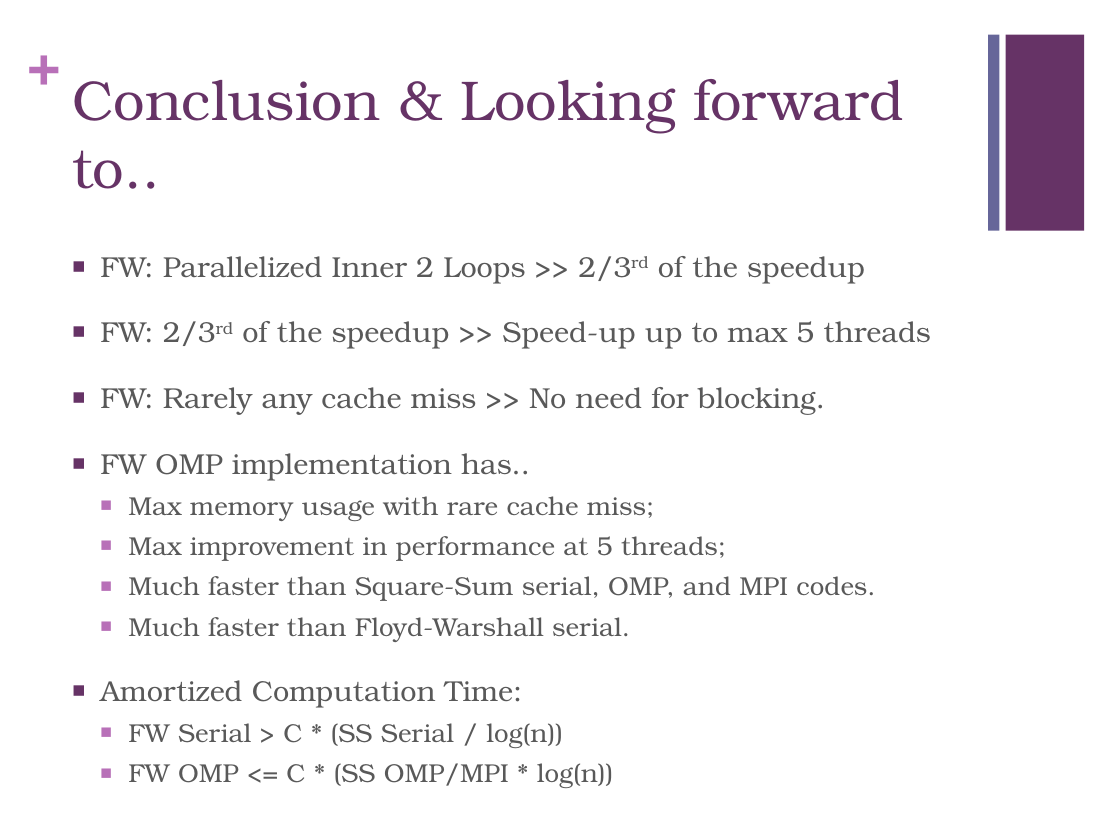
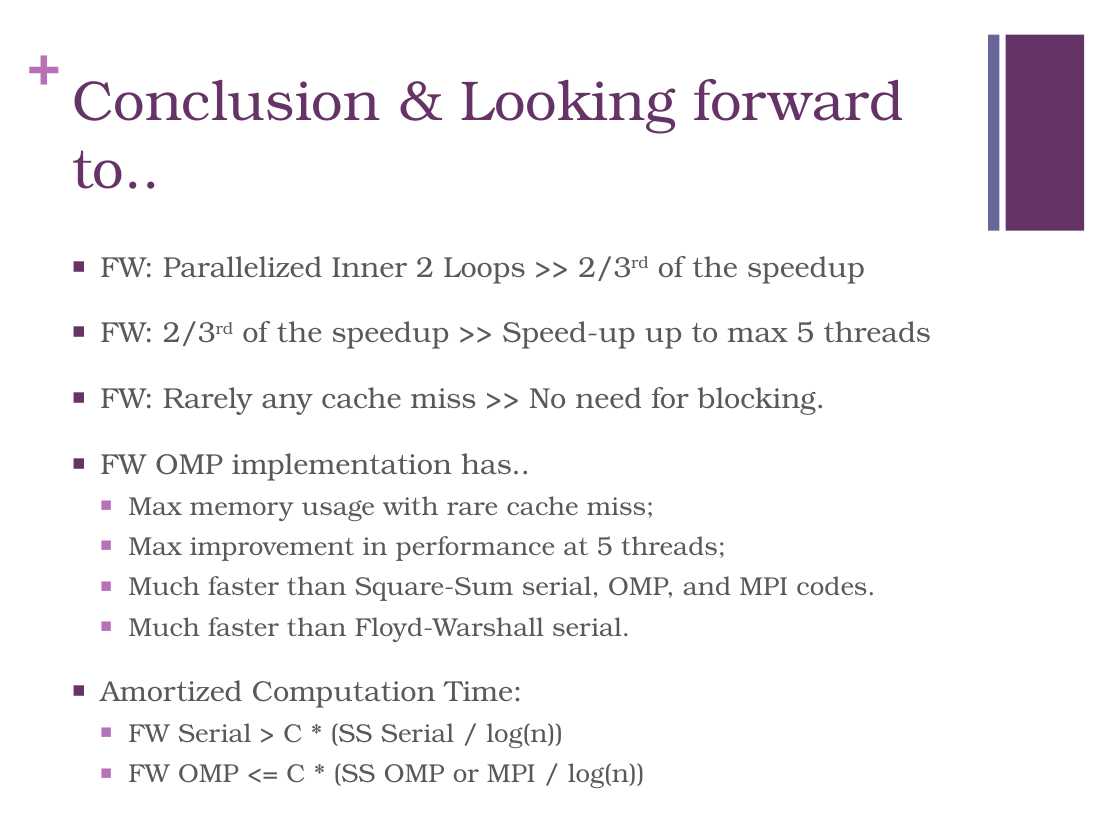
Before and after one commit to akamel001/Parallel-Floyd-Warshal, a slide deck: slide 9 of Results/Reports and Presentation/Presentation.pptx. Drawn at 1120x840 pixels with LibreOffice and Linux fonts; fonts in the diff are those of the drawing. Boxes give left, top, right and bottom in pixels: in the first picture for what was removed or moved away, otherwise in the second. Text is boxed around its words. In the diff, an @@ line names an element or a change of style, - is before the commit and + after.

Commit message:
Presentation update
One more update in the conclusion slide.

```diff
--- a/Results/Reports and Presentation/Presentation.pptx
+++ b/Results/Reports and Presentation/Presentation.pptx
@@ text at [128, 763, 645, 788]: text changed @@
-  ■ FW OMP <= C * (SS OMP/MPI * log(n))
+  ■ FW OMP <= C * (SS OMP or MPI / log(n))
```
Also in this commit, not shown: 1 other file.
